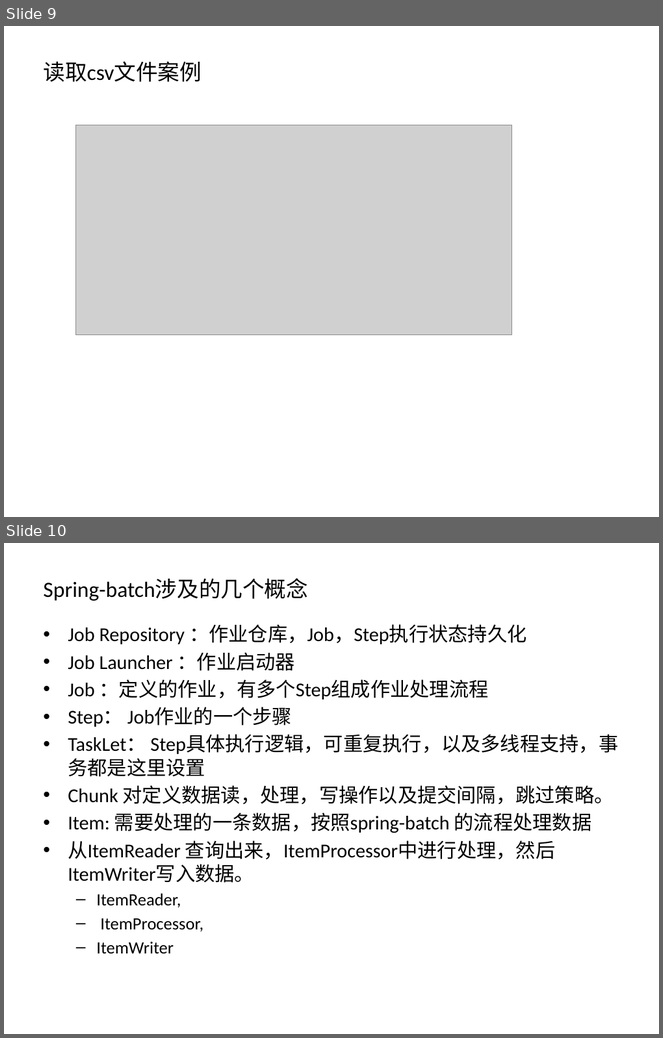
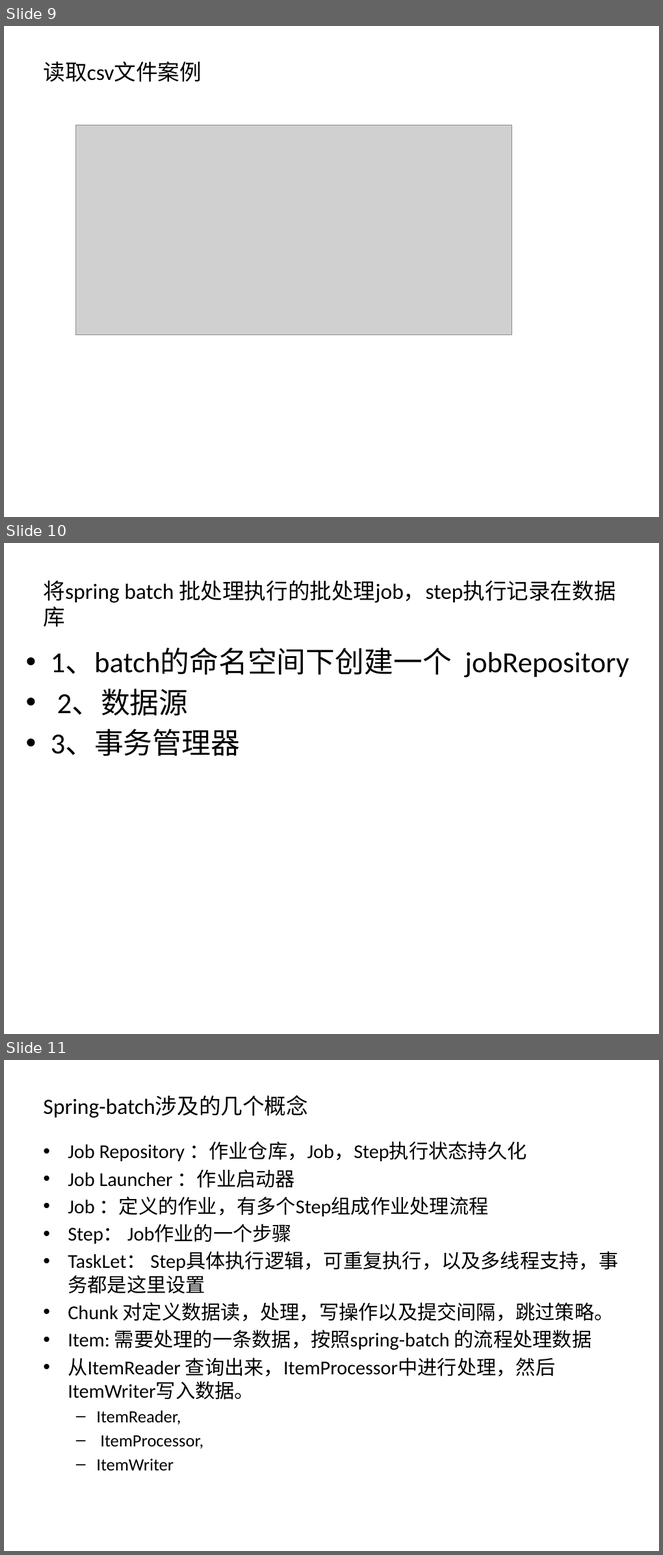
Before and after one commit to JKAK47/spring-batch-demo, a slide deck: src/main/resources/doc/Spring-batch.pptx. Shown one above the other, each under a label of ours: slides 9 and 10 before the commit, slides 9, 10 and 11 after it. The pictures are 663x1038 and 663x1555 pixels, drawn with LibreOffice and Linux fonts; fonts in the diff are those of the drawing; grey boxes stand for pictures. Boxes give left, top, right and bottom in pixels: in the first picture for what was removed or moved away, otherwise in the second. Text is boxed around its words. In the diff, an @@ line names an element or a change of style, - is before the commit and + after.

Commit message:
spring batch db

```diff
--- a/src/main/resources/doc/Spring-batch.pptx
+++ b/src/main/resources/doc/Spring-batch.pptx
@@ slide 10 added at (x1=4, y1=543, x2=659, y2=1034), background #FFFFFF @@
@@ title added at (x1=43, y1=580, x2=616, y2=603), 24 pt, text #000000 @@
+将spring batch 批处理执行的批处理job，step执行记录在数据库
@@ text added at (x1=51, y1=648, x2=629, y2=756), 32 pt, text #000000 @@
+• 1、batch的命名空间下创建一个 jobRepository
+• 2、数据源
+• 3、事务管理器
@@ what was slide 10 is now slide 11 @@
```
Also in this commit, not shown: 11 other files.
